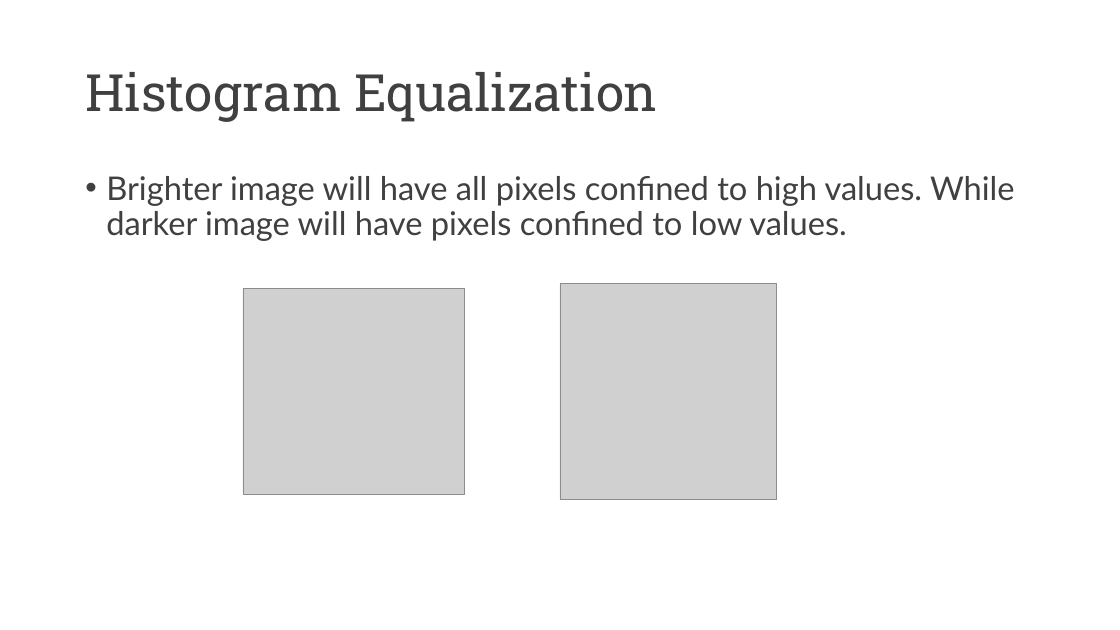
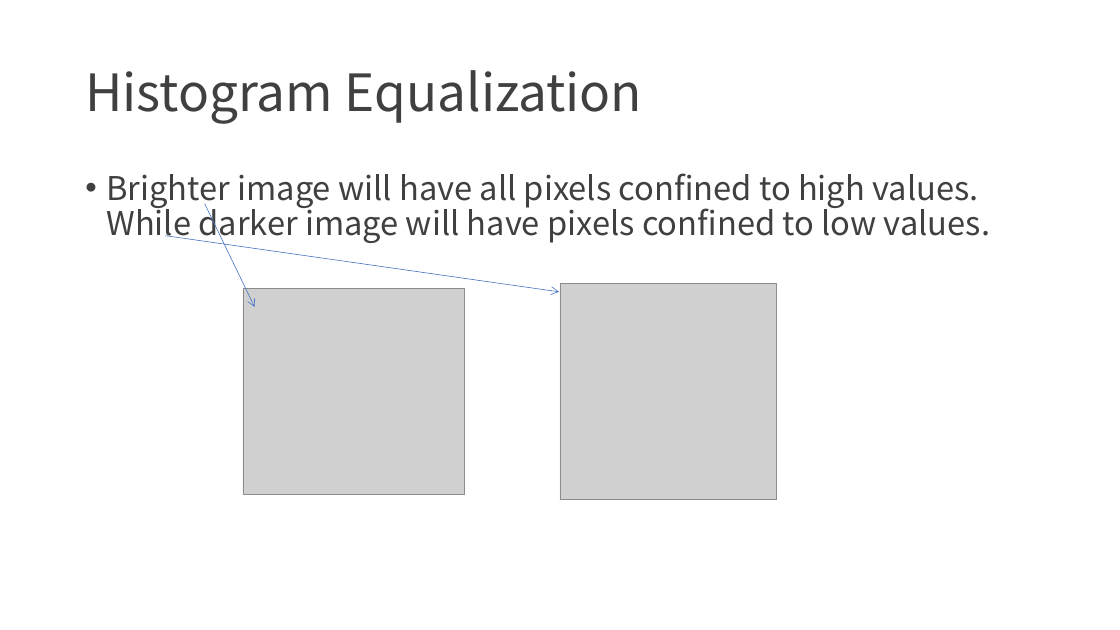
Before and after one commit to limax2008/Image-Processing-class2020, a slide deck: slide 15 of PPT/9th_class_imgeHistogram.pptx. Drawn at 1120x630 pixels with LibreOffice and Linux fonts; fonts in the diff are those of the drawing; grey boxes stand for pictures. Boxes give left, top, right and bottom in pixels: in the first picture for what was removed or moved away, otherwise in the second. Text is boxed around its words. In the diff, an @@ line names an element or a change of style, - is before the commit and + after.

```diff
--- a/PPT/9th_class_imgeHistogram.pptx
+++ b/PPT/9th_class_imgeHistogram.pptx
@@ title "Histogram Equalization" at <box>85,70,642,124</box>: font Roboto Slab to Noto Sans CJK SC @@
@@ text "Brighter image will have all ..." at <box>106,173,990,244</box>: font Lato to Noto Sans CJK SC @@
@@ arrow added from (205, 203) to (255, 307), #4472C4 0.5 pt @@
@@ arrow added from (166, 236) to (559, 292), #4472C4 0.5 pt @@
```
Also in this commit, not shown: 10 other slides changed, 3 other files.
